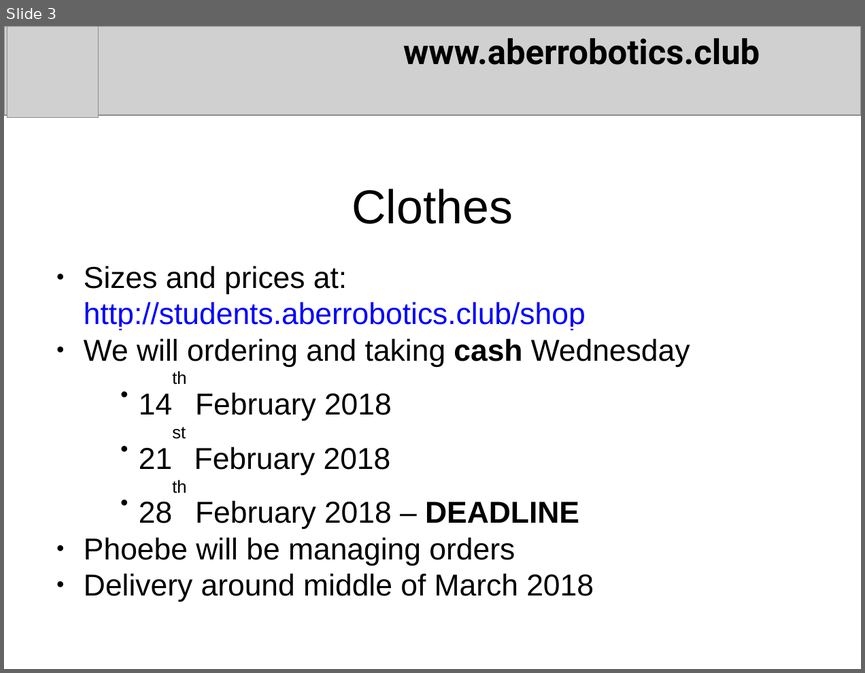
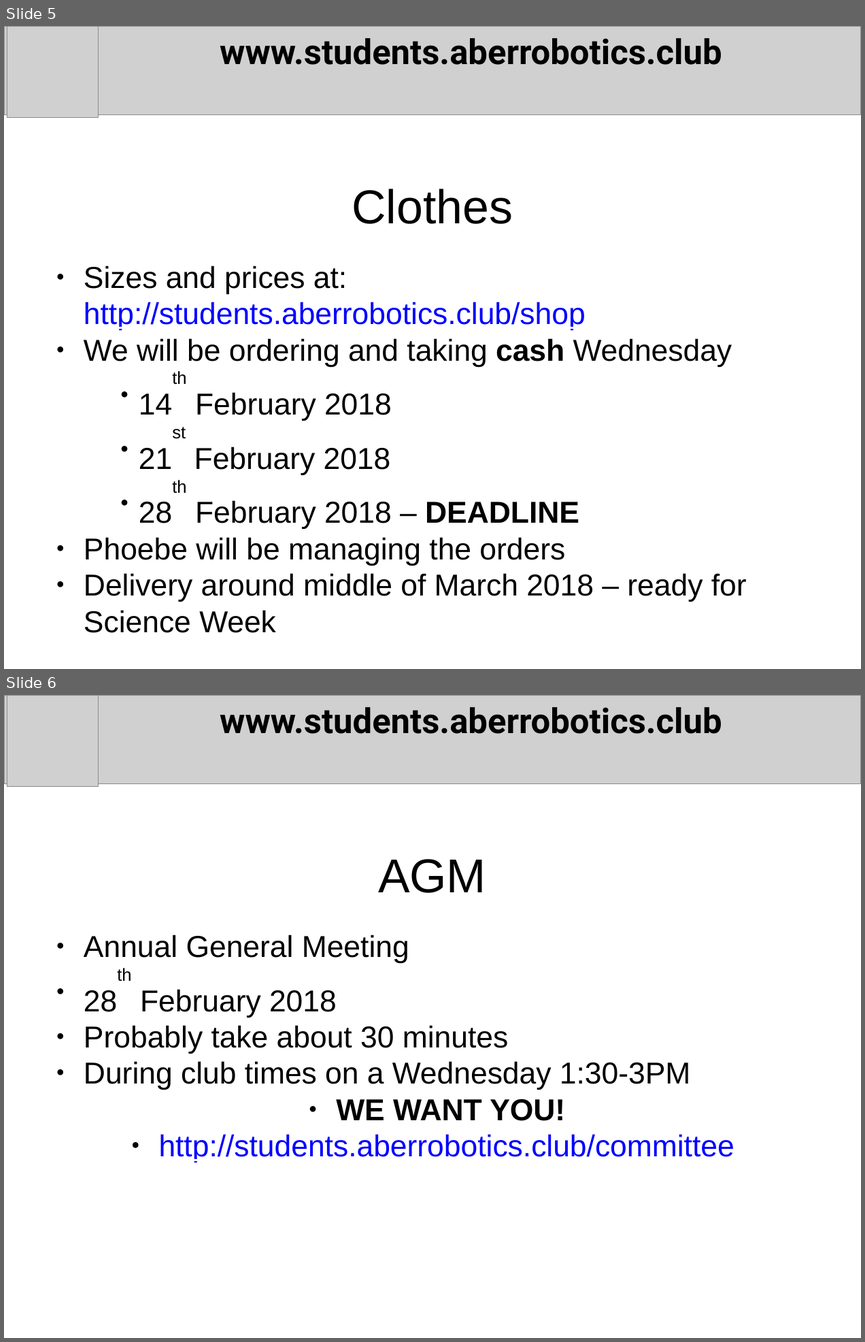
Before and after one commit to arcub/arcub.github.io, a slide deck: news/2018-02-07.pptx. Shown one above the other, each under a label of ours: slide 3 before the commit, slides 5 and 6 after it. The pictures are 865x673 and 865x1342 pixels, drawn with LibreOffice and Linux fonts; fonts in the diff are those of the drawing; grey boxes stand for pictures. Boxes give left, top, right and bottom in pixels: in the first picture for what was removed or moved away, otherwise in the second. Text is boxed around its words. In the diff, an @@ line names an element or a change of style, - is before the commit and + after.

```diff
--- a/news/2018-02-07.pptx
+++ b/news/2018-02-07.pptx
@@ slide 6 added at (4,695,861,1338), background #FFFFFF @@
@@ picture added at (4,695,861,784) @@
@@ picture added at (7,695,98,787) @@
@@ text added at (220,707,721,734), 32 pt, text #000000, bold @@
+www.students.aberrobotics.club
@@ text added at (378,859,486,893), 44 pt, text #000000 @@
+AGM
@@ text added at (84,934,734,1162), 28 pt, text #000000 @@
+● Annual General Meeting
+● 28th February 2018
+● Probably take about 30 minutes
+● During club times on a Wednesday 1:30-3PM
+● WE WANT YOU!
+● http://students.aberrobotics.club/committee
@@ what was slide 3 is now slide 5 @@
@@ slide 5 changed as well @@
@@ text at (220,38,721,65): text changed @@
-www.aberrobotics.club
+www.students.aberrobotics.club
@@ text at (84,338,732,367): text changed @@
-● We will ordering and taking cash Wednesday
+● We will be ordering and taking cash Wednesday
@@ text at (84,537,747,633): text changed @@
-● Phoebe will be managing orders
-● Delivery around middle of March 2018
+● Phoebe will be managing the orders
+● Delivery around middle of March 2018 – ready for Science Week
```
Also in this commit, not shown: 5 other slides changed, 3 other slides added.
